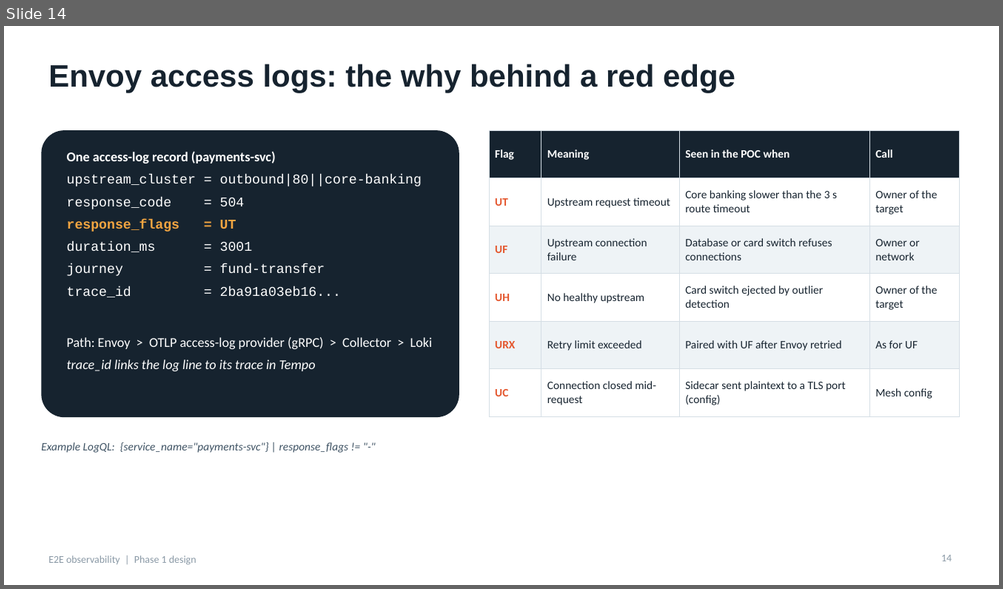
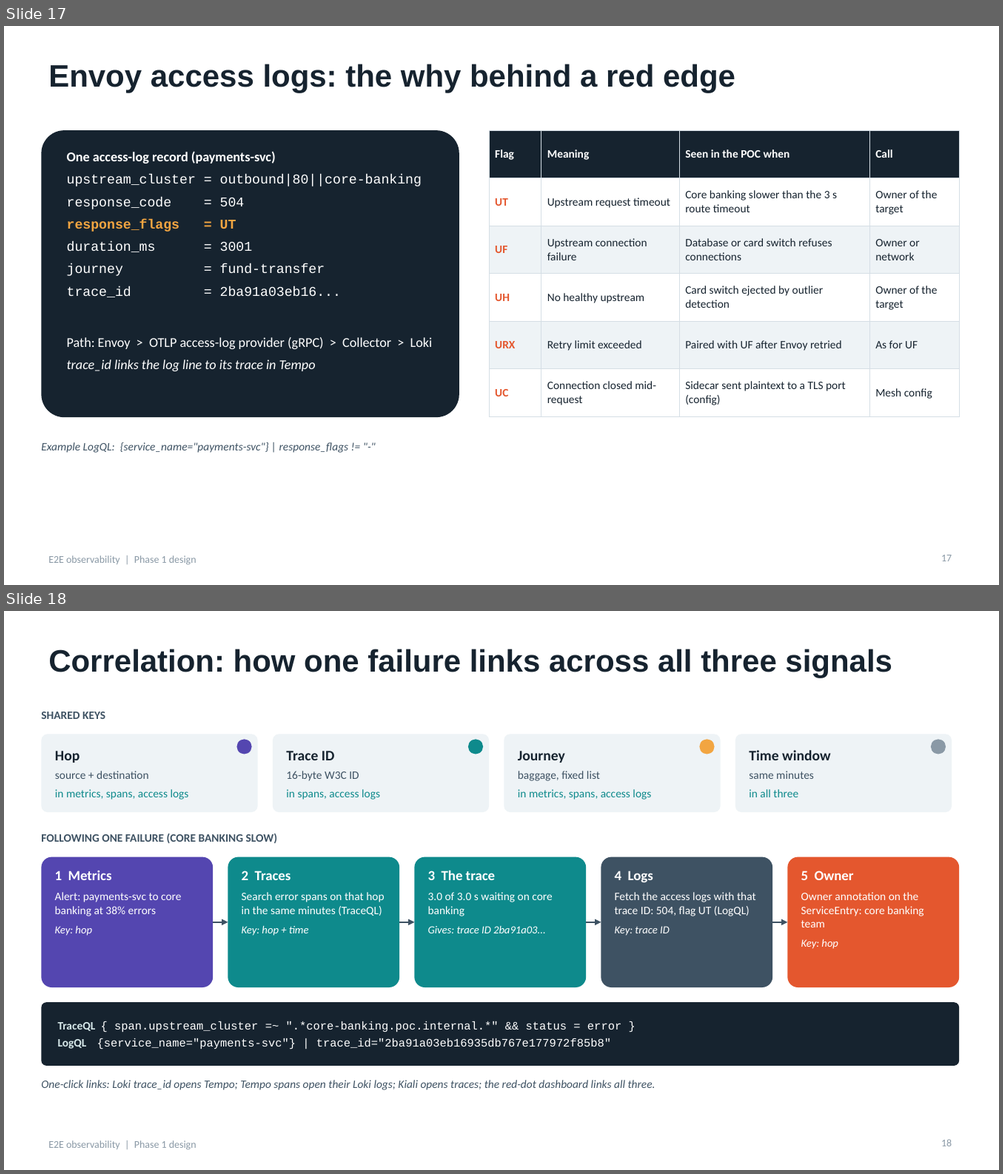
Before and after one commit to canpolatoral/monitoring-poc, a slide deck: docs/e2e_observability_design.pptx. Shown one above the other, each under a label of ours: slide 14 before the commit, slides 17 and 18 after it. The pictures are 1003x589 and 1003x1174 pixels, drawn with LibreOffice and Linux fonts; fonts in the diff are those of the drawing. Boxes give left, top, right and bottom in pixels: in the first picture for what was removed or moved away, otherwise in the second. Text is boxed around its words. In the diff, an @@ line names an element or a change of style, - is before the commit and + after.

```diff
--- a/docs/e2e_observability_design.pptx
+++ b/docs/e2e_observability_design.pptx
@@ slide 18 added at (4,611,999,1170), background #FFFFFF; not listed: 1 template element that a slide beside it also shows @@
@@ title added at (48,649,892,678), 30 pt, text #16232F, bold @@
+Correlation: how one failure links across all three signals
@@ text added at (41,712,105,719), 11 pt, text #3E5263, bold @@
+SHARED KEYS
@@ rounded rectangle added at (41,734,258,812), fill #EEF3F6, 11 pt, text #0E8A8C @@
+Hop
+source + destination
+in metrics, spans, access logs
@@ ellipse added at (237,739,252,755), fill #5446B0 @@
@@ rounded rectangle added at (273,734,489,812), fill #EEF3F6, 11 pt, text #0E8A8C @@
+Trace ID
+16-byte W3C ID
+in spans, access logs
@@ ellipse added at (468,739,483,755), fill #0E8A8C @@
@@ rounded rectangle added at (504,734,720,812), fill #EEF3F6, 11 pt, text #0E8A8C @@
+Journey
+baggage, fixed list
+in metrics, spans, access logs
@@ ellipse added at (700,739,714,755), fill #F2A541 @@
@@ rounded rectangle added at (735,734,951,812), fill #EEF3F6, 11 pt, text #3E5263 @@
+Time window
+same minutes
+in all three
@@ ellipse added at (930,739,945,755), fill #8A99A6 @@
@@ text added at (41,834,278,843), 11 pt, text #3E5263, bold @@
+FOLLOWING ONE FAILURE (CORE BANKING SLOW)
@@ rounded rectangle added at (41,857,213,988), fill #5446B0, 11 pt, text #FFFFFF @@
+1 Metrics
+Alert: payments-svc to core banking at 38% errors
+Key: hop
@@ rounded rectangle added at (227,857,399,988), fill #0E8A8C, 11 pt, text #FFFFFF @@
+2 Traces
+Search error spans on that hop in the same minutes (TraceQL)
+Key: hop + time
@@ rounded rectangle added at (415,857,586,988), fill #0E8A8C, 11 pt, text #FFFFFF @@
+3 The trace
+3.0 of 3.0 s waiting on core banking
+Gives: trace ID 2ba91a03...
@@ rounded rectangle added at (601,857,772,988), fill #3E5263, 11 pt, text #FFFFFF @@
+4 Logs
+Fetch the access logs with that trace ID: 504, flag UT (LogQL)
+Key: trace ID
@@ rounded rectangle added at (788,857,959,988), fill #E4572E, 11 pt, text #FFFFFF @@
+5 Owner
+Owner annotation on the ServiceEntry: core banking team
+Key: hop
@@ arrow added from (213, 922) to (227, 922), #3E5263 1.25 pt @@
@@ arrow added from (399, 922) to (415, 922), #3E5263 1.25 pt @@
@@ arrow added from (586, 922) to (601, 922), #3E5263 1.25 pt @@
@@ arrow added from (772, 922) to (788, 922), #3E5263 1.25 pt @@
@@ rounded rectangle added at (41,1002,959,1066), fill #16232F, 11 pt, text #FFFFFF @@
+TraceQL { span.upstream_cluster =~ ".*core-banking.poc.internal.*" && status = error }
+LogQL {service_name="payments-svc"} | trace_id="2ba91a03eb16935db767e177972f85b8"
@@ text added at (41,1080,655,1091), 11 pt, text #3E5263, italic @@
+One-click links: Loki trace_id opens Tempo; Tempo spans open their Loki logs; Kiali opens traces; the red-dot dashboard links all three.
@@ page number added at (941,1139,951,1147), 10 pt, text #8A99A6 @@
+18
@@ what was slide 14 is now slide 17 @@
@@ page number at (941,555,951,562): text changed @@
-14
+17
```
Also in this commit, not shown: 4 slides changed, 3 other slides added, 6 other files.
